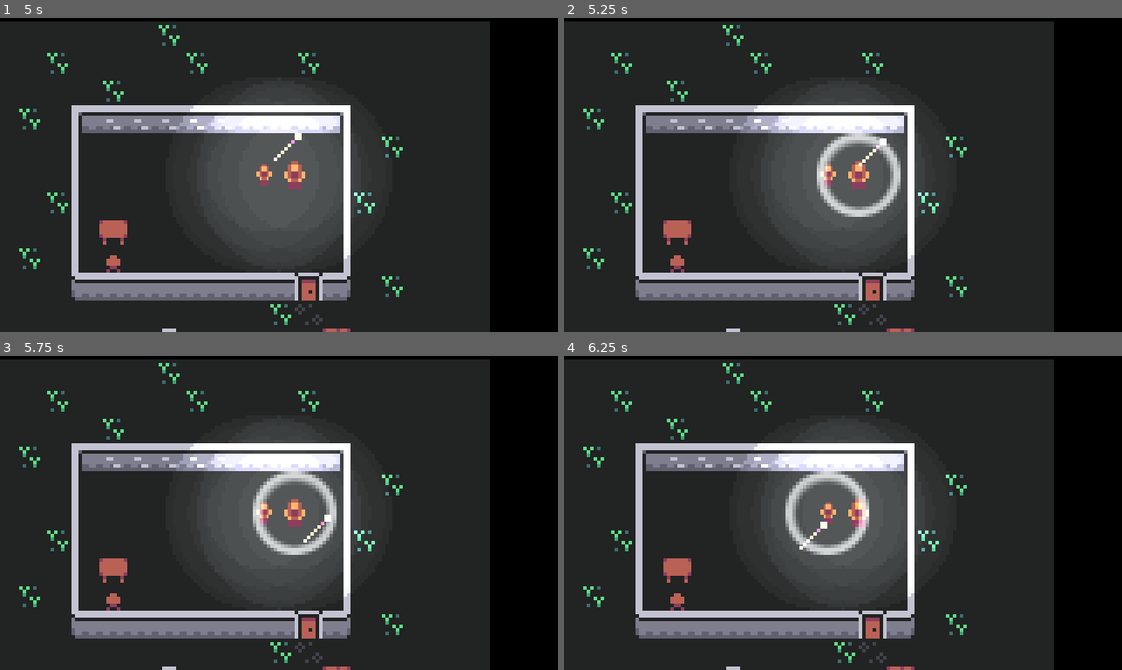
Above: before the commit, frames 1-4 (two rows, left to right).
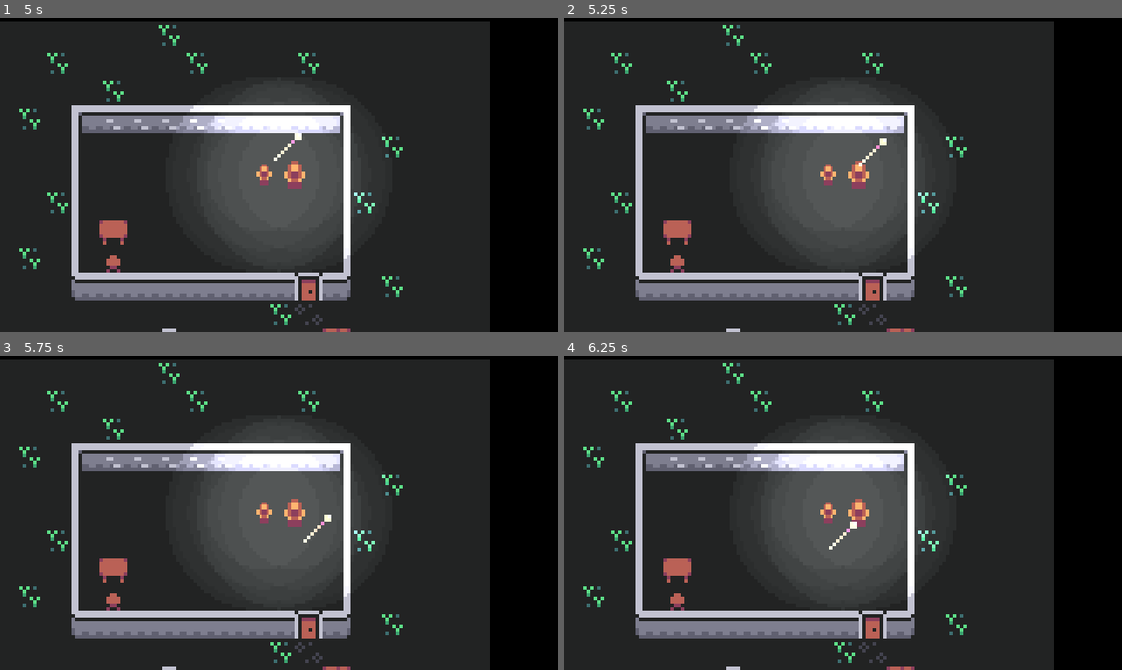
Above: after the commit, the same moments.

Repository: xphere/moonwitches
Game: Godot game, scene res://screens/Main.tscn
Two runs of this game, one before a commit and one after it. Both use one fixed random seed, a clock stepped at 60 frames per second and the inputs below.
Inputs:
- Up to frame 1 (5 s): tap Enter (activate_scepter) at 0.5, 2, 3.5 s; hold G (change_group) 0.53-1.28 s; hold Enter (activate_scepter) 0.53-1.28 s; tap Space (pass_scepter) at 1.25, 1.35, 2.75, 2.85, 4.35 s; hold Enter (activate_scepter) 2.03-2.78 s; hold G (change_group) 2.03-3.53 s; hold Enter (activate_scepter) 3.53-4.28 s
- Up to frame 2 (5.25 s): hold Enter (activate_scepter) from 5.03 s (still down)
- Up to frame 3 (5.75 s): keep holding Enter (activate_scepter)
- Up to frame 4 (6.25 s): release Enter (activate_scepter) at 5.78 s; hold G (change_group) from 5.78 s (still down); tap Space (pass_scepter) at 5.85 s

Frame 1 is identical in both runs. In frame 2, 1.5% of the frame differs, in the area x 45-61%, y 36-64%; in frame 3, 1.5%; in frame 4, 1.6%, in the area x 39-55%, y 36-64%.

Commit message:
scepter ability and passing it can be disabled

Diff:
--- a/levels/village/Village.tscn
+++ b/levels/village/Village.tscn
@@ -57,6 +57,8 @@
 position = Vector2( 64, 20 )
 
 [node name="Scepter" parent="Group/Mentor" index="0" instance=ExtResource( 3 )]
+can_be_passed = false
+can_be_activated = false
 
 [node name="Pupil" parent="Group" index="1"]
 position = Vector2( 19, 20 )
--- a/mechanics/scepter/Scepter.gd
+++ b/mechanics/scepter/Scepter.gd
@@ -4,8 +4,10 @@
 const DURATION_TIME := 5.0
 const COOLDOWN_TIME := 1.0
 
+export(bool) var can_be_passed := true
+export(bool) var can_be_activated := true
+
 var _time := 0.0
-var _can_be_passed := true
 var _activated := false
 var _cooldown := false
 onready var _throw := $Throw
@@ -29,7 +31,7 @@
 
 
 func _pass_scepter() -> void:
-	if not _can_be_passed:
+	if not can_be_passed:
 		return
 
 	var _new_owner = _get_protagonist_in_reach()
@@ -71,7 +73,7 @@
 
 
 func _activate_scepter() -> void:
-	if _activated or _cooldown:
+	if not can_be_activated or _activated or _cooldown:
 		return
 
 	_activated = true
